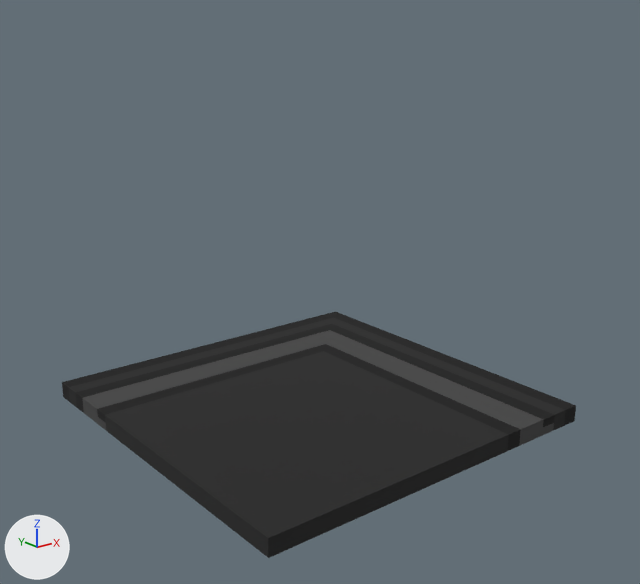
The OBJ model Assets/Art/Meshes/Hanger/mesh_hanger_floor_corner.obj, before and after one commit.
One viewpoint serves both versions: a 50 mm lens placed at (-6.06, -7.75, 2.35), pointed at (-0.04, -0.23, -0.66). Lighting does not change. The marker at lower left points along +X, +Y and +Z. Where no turn or scale is listed for an object, it has been applied to the vertices. Vertices at the same position are counted once.

The older version as bpy lines, for what is in view:
```python
me_untitled = bpy.data.meshes.new('Untitled')
me_untitled.from_pydata(...)  # 71 vertices, 138 faces; spans x -2.2..2.2, y -2.2..2.2, z -2.2..-2.0
me_untitled.materials.append(mat_palette)  # picture img_mesh_hanger_floor_corner_png
ob_untitled = bpy.data.objects.new('Untitled', me_untitled)
ob_untitled.location = (0.0, 0.0, 0.0)
```
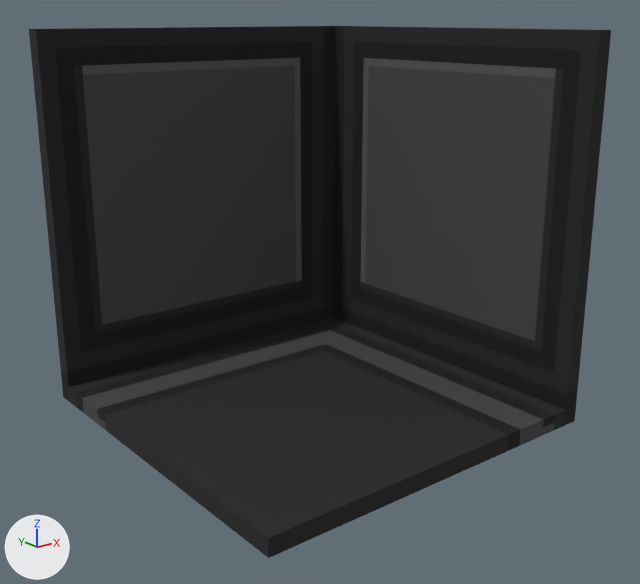
What the commit changed:
me_untitled is used by ob_untitled; location (0.0, 0.0, 0.0).
me_untitled had 71 vertices, 138 faces and spanned x -2.2..2.2, y -2.2..2.2, z -2.2..-2.0.
me_untitled now has 114 vertices, 224 faces and spans x -2.2..2.2, y -2.2..2.2, z -2.2..2.2.
Part 1, on me_untitled:
3 vertices are removed from x -2.2..2.2, y -2.2..2.2, z -2.0.
18 faces are deleted.
38 vertices are added at x -2.2..2.2, y -2.2..2.2, z -1.8..2.2.
8 new vertices lie (0.0, 0.0, 4.0) away from vertices in x -2.2..2.2, y -2.2..2.2, z -1.8.
104 new faces join them.

Where the change shows, as pixel boxes (x1, y1, x2, y2) in the pictures (640 x 584 px):
'Untitled', reshaped (13% wider, 116% taller)
    before: (62, 312, 576, 558)
    after: (29, 26, 611, 558)
part 1 of me_untitled, built on
    before: (62, 312, 576, 411)
    after: (29, 26, 611, 411)
